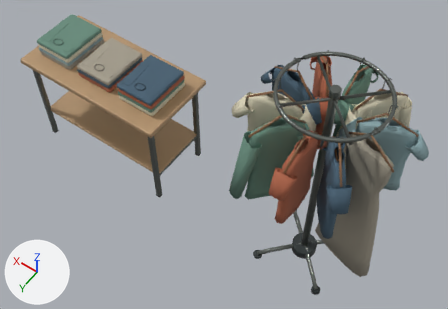
Two versions of the glTF model models/fashion-clothing-rack/exports/optimized.glb, one commit apart.
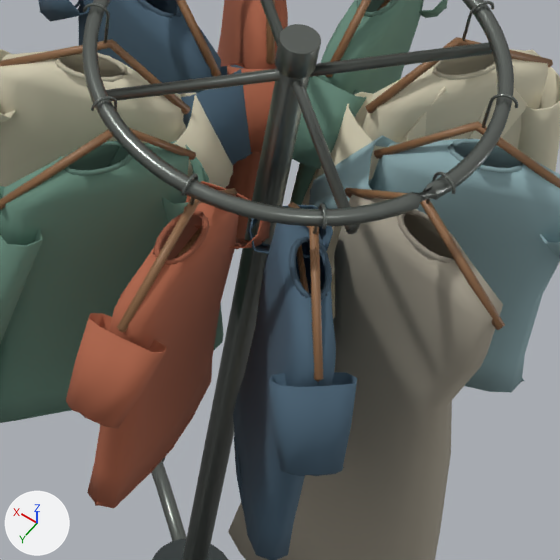
Each version appears first whole from a 50 mm lens placed at (-1.676, 2.097, 3.851), pointed at (-0.224, 0.064, 0.657), and next in a close-up on the part from 56% to 92% of the width and 25% to 77% of the height. Every picture has the same lights, and +X, +Y and +Z are marked at lower left. The first two pictures are the older version. Where no turn or scale is listed for an object, it has been applied to the vertices. Vertices at exactly the same position are counted once.

The scene before the commit, as lines of its bpy script (objects in view):
```python
me_cloth_garment_01_shirt_001 = bpy.data.meshes.new('CLOTH_GARMENT_01_Shirt.001')
me_cloth_garment_01_shirt_001.from_pydata(...)  # 6546 vertices, 12956 faces; spans x -1.38..1.31, y -0.54..0.54, z 0.4..1.45
me_cloth_garment_01_shirt_001.materials.append(mat_cotton)
me_cylinder_013 = bpy.data.meshes.new('Cylinder.013')
me_cylinder_013.from_pydata(...)  # 1364 vertices, 2576 faces; spans x -1.3..1.38, y -0.46..0.46, z 0.0..1.51
me_cylinder_013.materials.append(mat_mattesurface)
me_hanger_00_hook_001 = bpy.data.meshes.new('HANGER_00_Hook.001')
me_hanger_00_hook_001.from_pydata(...)  # 1900 vertices, 3736 faces; spans x -1.18..1.34, y -0.32..0.32, z 0.01..1.6
me_hanger_00_hook_001.materials.append(mat_brushedmetal)  # grey #737873
ob_batch_brushedmetal = bpy.data.objects.new('BATCH_BrushedMetal', me_hanger_00_hook_001)
ob_batch_brushedmetal.location = (0.0, 0.0, 0.0)
ob_batch_cotton = bpy.data.objects.new('BATCH_Cotton', me_cloth_garment_01_shirt_001)
ob_batch_cotton.location = (0.0, 0.0, 0.0)
ob_batch_mattesurface = bpy.data.objects.new('BATCH_MatteSurface', me_cylinder_013)
ob_batch_mattesurface.location = (0.0, 0.0, 0.0)
```
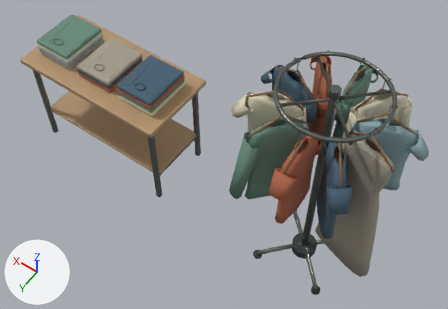
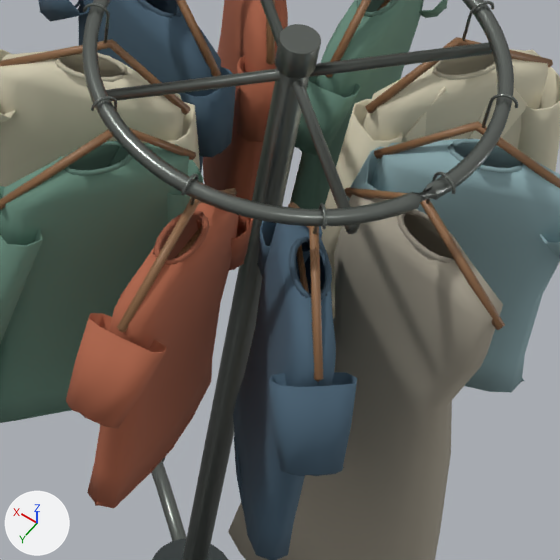
Boxes [x1, y1, x2, y2] around the edits, measured in the close-ups (560 x 560 px; the box of a moved part takes in the faces that stretch with it):
part 1 of me_cloth_garment_01_shirt_001, moved or reshaped (not visible afterwards)
    before: [251, 219, 270, 246]
part 2 of me_cloth_garment_01_shirt_001, moved or reshaped
    before: [146, 92, 233, 188]
    after: [167, 102, 200, 170]
part 3 of me_cloth_garment_01_shirt_001, moved or reshaped
    before: [162, 141, 224, 349]
    after: [167, 160, 203, 224]
part 4 of me_cloth_garment_01_shirt_001, moved or reshaped
    before: [184, 181, 271, 248]
    after: [196, 215, 253, 270]
part 5 of me_cloth_garment_01_shirt_001, moved or reshaped
    before: [247, 205, 333, 258]
    after: [258, 221, 323, 276]
part 6 of me_cloth_garment_01_shirt_001, moved or reshaped
    before: [309, 135, 396, 209]
    after: [347, 146, 385, 201]
part 7 of me_cloth_garment_01_shirt_001, moved or reshaped
    before: [301, 92, 408, 275]
    after: [321, 99, 403, 307]
part 8 of me_cloth_garment_01_shirt_001, moved or reshaped
    before: [293, 76, 367, 169]
    after: [295, 76, 361, 156]
part 9 of me_cloth_garment_01_shirt_001, moved or reshaped
    before: [227, 63, 275, 152]
    after: [237, 57, 275, 142]
part 10 of me_cloth_garment_01_shirt_001, moved or reshaped
    before: [178, 65, 253, 165]
    after: [178, 67, 236, 157]

The change, as a diff of the scene's bpy script:
```diff
--- a/models/fashion-clothing-rack/exports/optimized.glb.py
+++ b/models/fashion-clothing-rack/exports/optimized.glb.py
@@ me_cloth_garment_01_shirt_001 @@
 me_cloth_garment_01_shirt_001.from_pydata(...)  # 6546 vertices, 12956 faces; spans x -1.38..1.31, y -0.54..0.54, z 0.4..1.45
 # used by ob_batch_cotton; location = (0.0, 0.0, 0.0)
+# me_cloth_garment_01_shirt_001 part 1: the loose piece of 32 vertices spanning x -0.95..-0.88, y 0.03..0.1, z 1.24..1.29 is moved by (-0.03, 0.04, -0.02)
+# me_cloth_garment_01_shirt_001 part 2: the loose piece of 72 vertices spanning x -0.81..-0.67, y -0.01..0.11, z 1.24..1.39 is multiplied about its middle by the matrix ((0.795, 0.049, -0.33), (-0.009, 0.728, -0.085), (0.399, 0.119, 0.856)), then moved by (0.02, 0.01, -0.01)
+# me_cloth_garment_01_shirt_001 part 3: the loose piece of 72 vertices spanning x -0.86..-0.71, y 0.02..0.19, z 0.92..1.37 is multiplied about its middle by the matrix ((0.774, 0.098, -0.069), (0.034, 0.805, -0.083), (0.085, 0.111, 0.97)), then moved by (0.02, 0.02, 0.0)
+# me_cloth_garment_01_shirt_001 part 4: the loose piece of 72 vertices spanning x -0.93..-0.8, y 0.06..0.2, z 1.24..1.39 is multiplied about its middle by the matrix ((0.876, 0.029, -0.023), (-0.036, 0.797, -0.364), (0.009, 0.365, 0.798)), then moved by (0.0, 0.02, -0.01)
+# me_cloth_garment_01_shirt_001 part 5: the loose piece of 72 vertices spanning x -1.02..-0.88, y 0.03..0.18, z 1.24..1.39 is multiplied about its middle by the matrix ((0.852, 0.069, 0.196), (0.005, 0.821, -0.308), (-0.207, 0.3, 0.798)), then moved by (-0.01, 0.02, -0.01)
+# me_cloth_garment_01_shirt_001 part 6: the loose piece of 72 vertices spanning x -1.06..-0.92, y -0.11..0.01, z 1.24..1.39 is multiplied about its middle by the matrix ((0.795, 0.049, 0.33), (-0.009, 0.728, 0.085), (-0.399, -0.119, 0.856)), then moved by (-0.02, -0.01, -0.01)
+# me_cloth_garment_01_shirt_001 part 7: the loose piece of 72 vertices spanning x -1.02..-0.87, y -0.19..-0.02, z 0.92..1.37 is multiplied about its middle by the matrix ((0.774, 0.098, 0.069), (0.034, 0.805, 0.083), (-0.085, -0.111, 0.97)), then moved by (-0.02, -0.02, 0.0)
+# me_cloth_garment_01_shirt_001 part 8: the loose piece of 72 vertices spanning x -0.93..-0.8, y -0.2..-0.06, z 1.24..1.39 is multiplied about its middle by the matrix ((0.876, 0.029, 0.023), (-0.036, 0.797, 0.364), (-0.009, -0.365, 0.798)), then moved by (0.0, -0.02, -0.01)
+# me_cloth_garment_01_shirt_001 part 9: the loose piece of 72 vertices spanning x -0.85..-0.71, y -0.18..-0.03, z 1.24..1.39 is multiplied about its middle by the matrix ((0.852, 0.069, -0.196), (0.005, 0.821, 0.308), (0.207, -0.3, 0.798)), then moved by (0.01, -0.02, -0.01)
+# me_cloth_garment_01_shirt_001 part 10: the loose piece of 72 vertices spanning x -0.81..-0.67, y -0.11..0.02, z 1.24..1.39 is multiplied about its middle by the matrix ((0.791, 0.004, -0.317), (-0.055, 0.731, 0.125), (0.393, -0.138, 0.856)), then moved by (0.02, -0.01, -0.01)
 me_cloth_garment_01_shirt_001.materials.append(mat_cotton)
```
